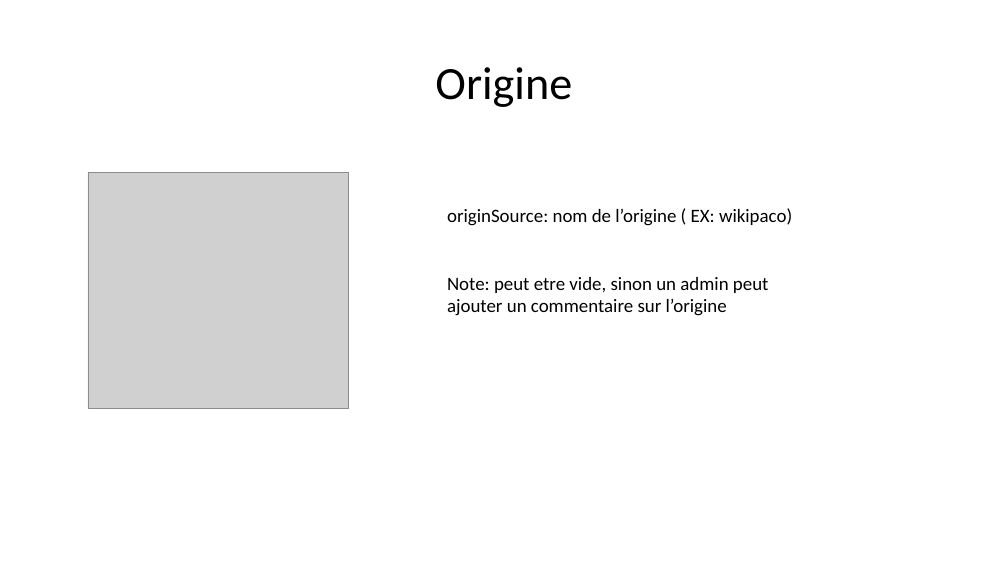
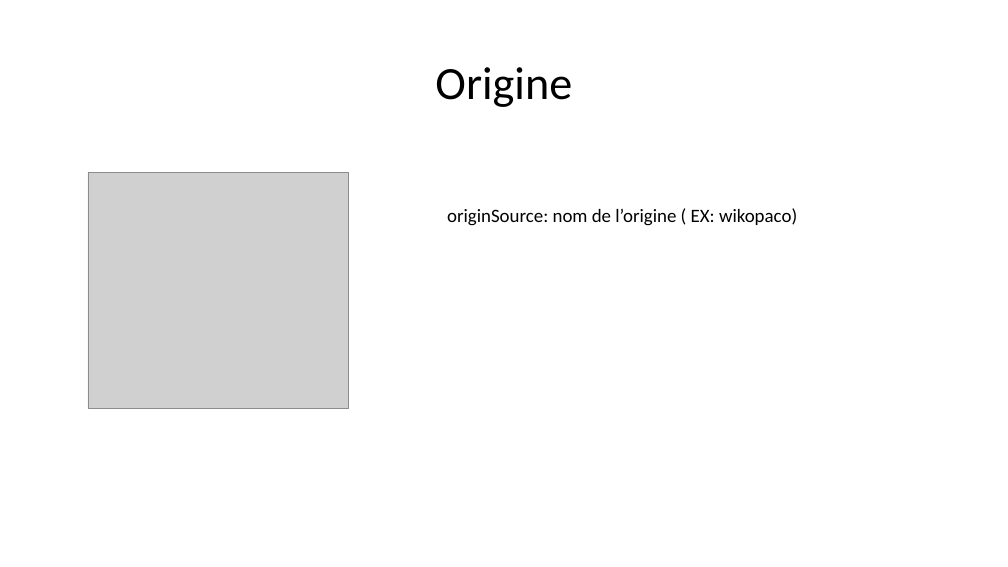
Before and after one commit to Sle3pingForest/StageL3, a slide deck: slide 4 of RapportNam/Nouveau Microsoft PowerPoint Presentation.pptx (slide 10 before the commit). Drawn at 1008x567 pixels with LibreOffice and Linux fonts; fonts in the diff are those of the drawing; grey boxes stand for pictures. Boxes give left, top, right and bottom in pixels: in the first picture for what was removed or moved away, otherwise in the second. Text is boxed around its words. In the diff, an @@ line names an element or a change of style, - is before the commit and + after.

```diff
--- a/RapportNam/Nouveau Microsoft PowerPoint Presentation.pptx
+++ b/RapportNam/Nouveau Microsoft PowerPoint Presentation.pptx
@@ text at (447,208,797,226): text changed @@
-originSource: nom de l’origine ( EX: wikipaco)
+originSource: nom de l’origine ( EX: wikopaco)
@@ text removed at (447,277,769,316) @@
-Note: peut etre vide, sinon un admin peut ajouter un commentaire sur l’origine
```
Also in this commit, not shown: 5 other slides changed, 1 slide added, 2 slides removed, 4 other files.
